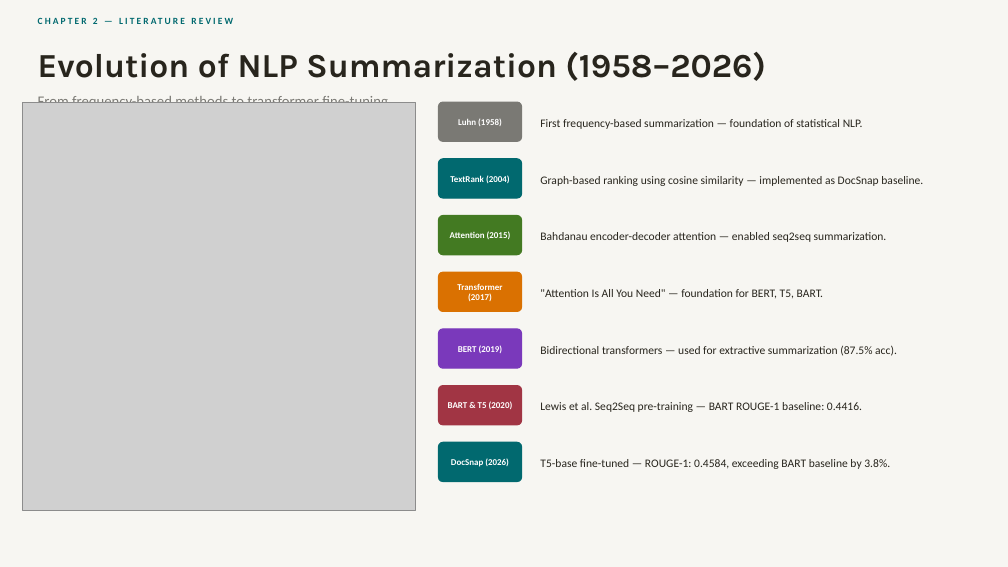
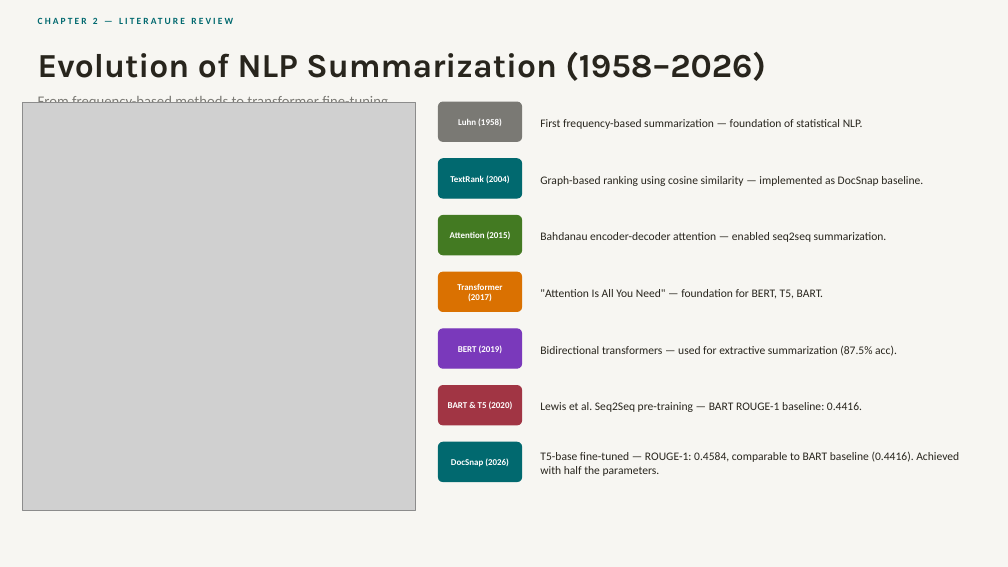
Before and after one commit to CNShivani7/DocSnap-Intelligent-Summarization, a slide deck: slide 6 of DocSnap_Presentation.pptx. Drawn at 1008x567 pixels with LibreOffice and Linux fonts; fonts in the diff are those of the drawing; grey boxes stand for pictures. Boxes give left, top, right and bottom in pixels: in the first picture for what was removed or moved away, otherwise in the second. Text is boxed around its words. In the diff, an @@ line names an element or a change of style, - is before the commit and + after.

Commit message:
Fix BART claim and H1 wording in PPT
- 'exceeds BART by 3.8%' → 'comparable to BART baseline'
- '+3.8%' stat card → '~Parity / Comparable to BART baseline'
- 'H1 conclusive' → 'strongly supports H1'
- NLP timeline DocSnap entry updated to reflect fair comparison context
- Subtitle on ROUGE slide updated to 'comparable to BART baseline'

```diff
--- a/DocSnap_Presentation.pptx
+++ b/DocSnap_Presentation.pptx
@@ text at (540, 452, 959, 476): text changed @@
-T5-base fine-tuned — ROUGE-1: 0.4584, exceeding BART baseline by 3.8%.
+T5-base fine-tuned — ROUGE-1: 0.4584, comparable to BART baseline (0.4416). Achieved with half the parameters.
```
Also in this commit, not shown: 7 other slides changed.
